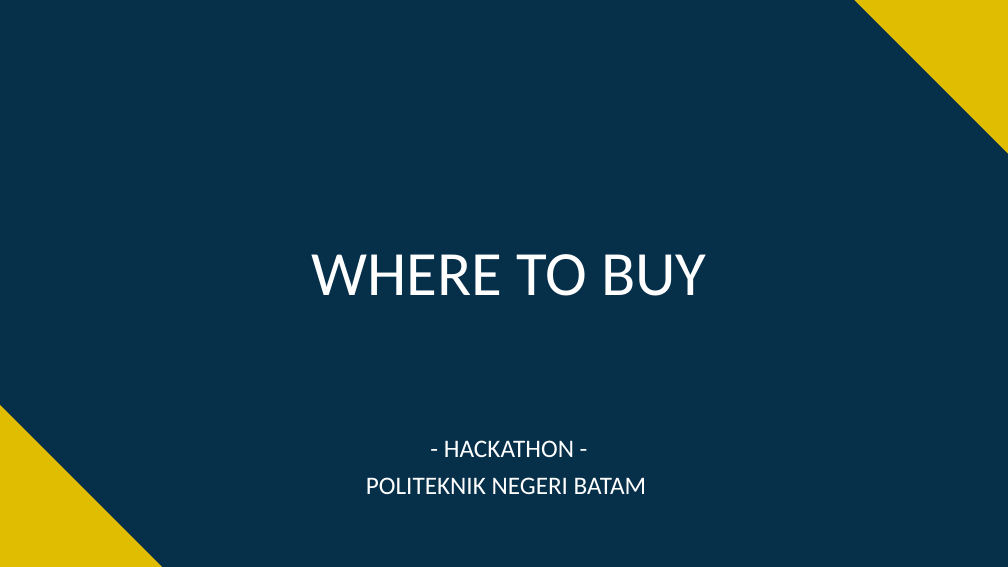
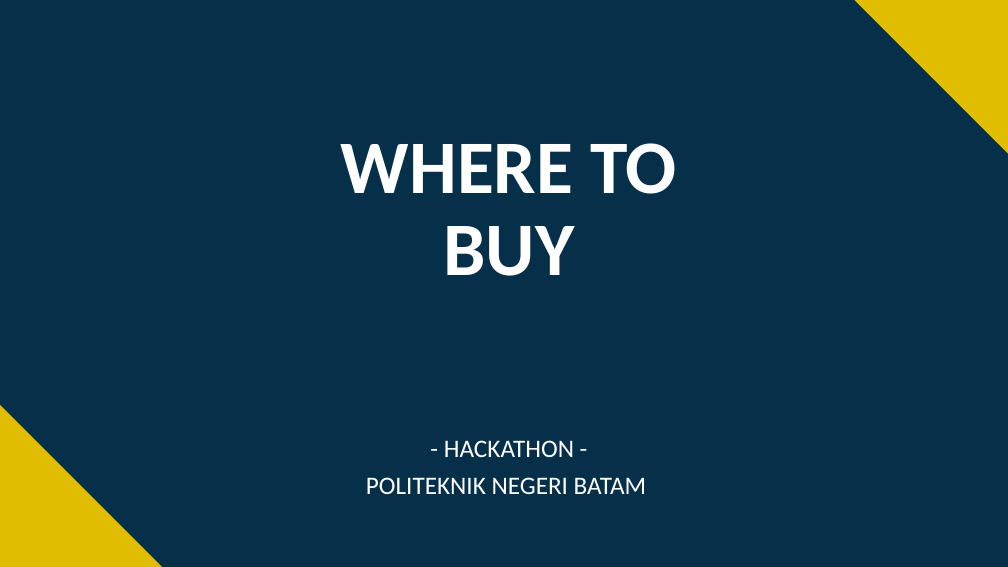
Before and after one commit to pierrekatuhe/WTB, a slide deck: slide 1 of New folder/Presentation.pptx. Drawn at 1008x567 pixels with LibreOffice and Linux fonts; fonts in the diff are those of the drawing; background and template pictures are left out; a plain dark background stands for a picture behind light text. Boxes give left, top, right and bottom in pixels: in the first picture for what was removed or moved away, otherwise in the second. Text is boxed around its words. In the diff, an @@ line names an element or a change of style, - is before the commit and + after.

```diff
--- a/New folder/Presentation.pptx
+++ b/New folder/Presentation.pptx
@@ title "WHERE TO BUY": place and size @@
-title "WHERE TO BUY" at box(311, 254, 706, 296)
+title "WHERE TO BUY" at box(341, 143, 676, 276)
@@ title "WHERE TO BUY" at box(341, 143, 676, 276): size 60 to 72 pt, bold on @@
```
Also in this commit, not shown: 10 other slides changed, 5 slides added, 1 slide removed, 4 other files.
